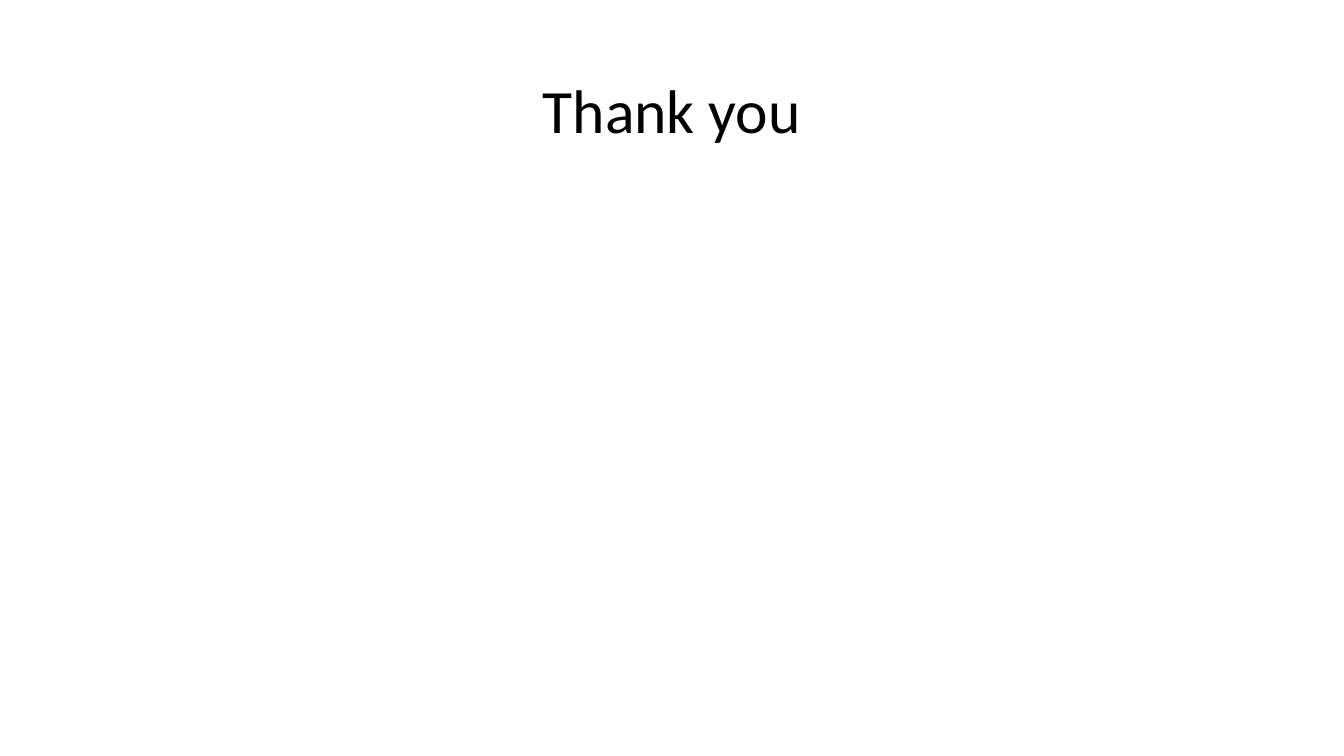
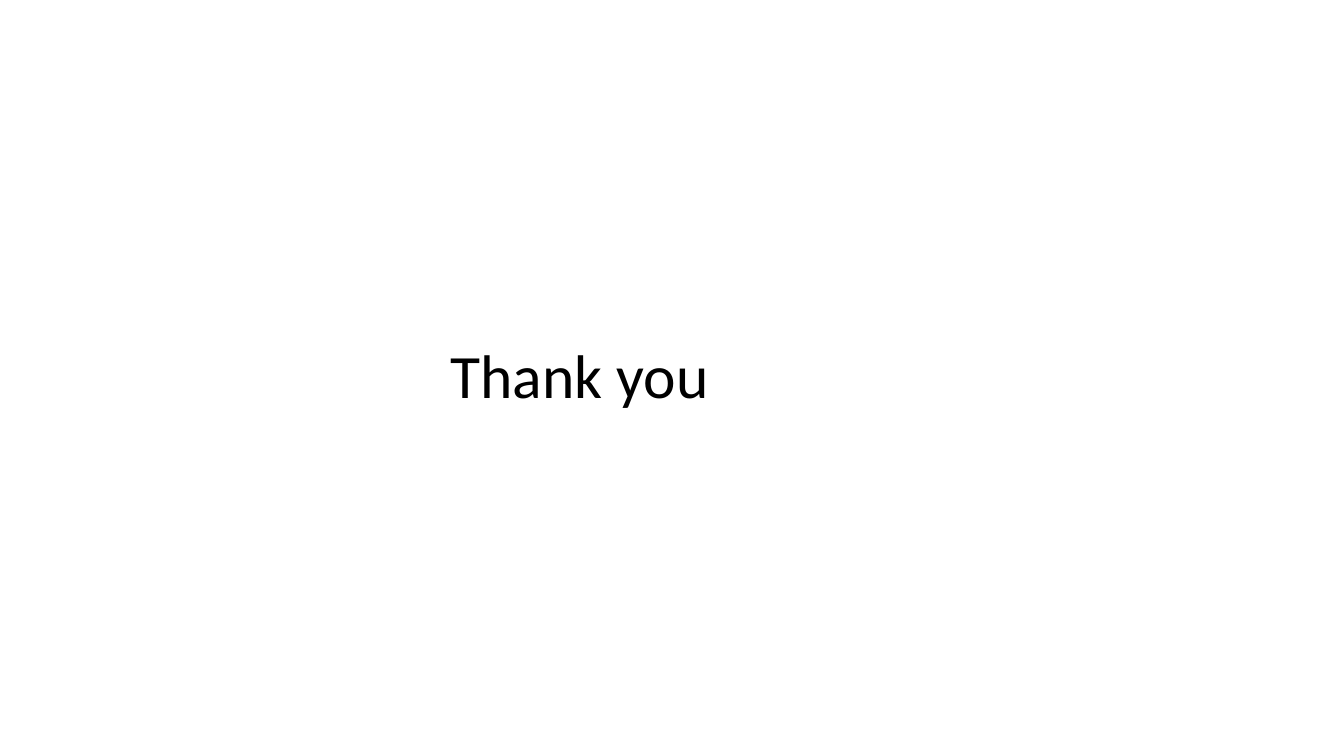
Before and after one commit to BanlyTong/java-project, a slide deck: slide 10 of Slide/Healthcare Service.pptx (slide 11 before the commit). Drawn at 1344x756 pixels with LibreOffice and Linux fonts; fonts in the diff are those of the drawing. Boxes give left, top, right and bottom in pixels: in the first picture for what was removed or moved away, otherwise in the second. Text is boxed around its words. In the diff, an @@ line names an element or a change of style, - is before the commit and + after.

```diff
--- a/Slide/Healthcare Service.pptx
+++ b/Slide/Healthcare Service.pptx
@@ title "Thank you": place and size @@
-title "Thank you" at (543, 90, 801, 143)
+title "Thank you" at (450, 355, 708, 408)
```
Also in this commit, not shown: 4 other slides changed, 1 slide removed.
